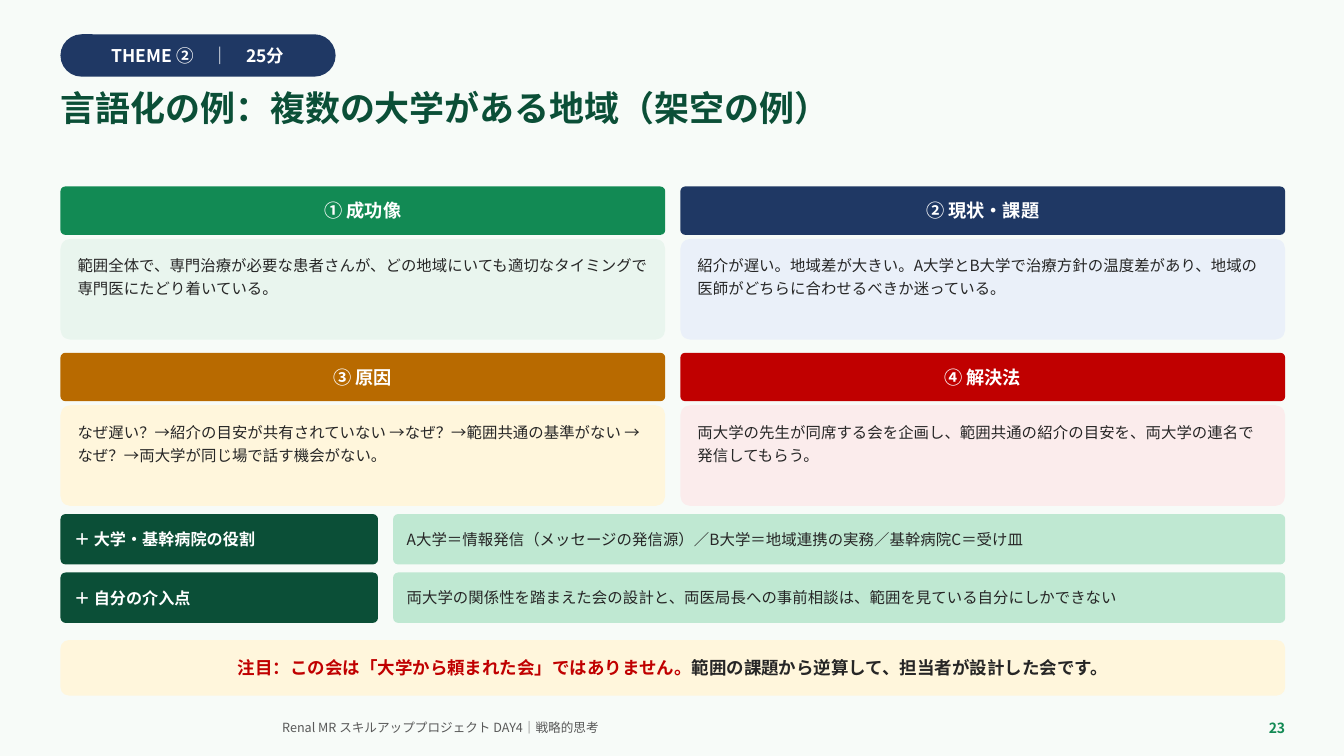
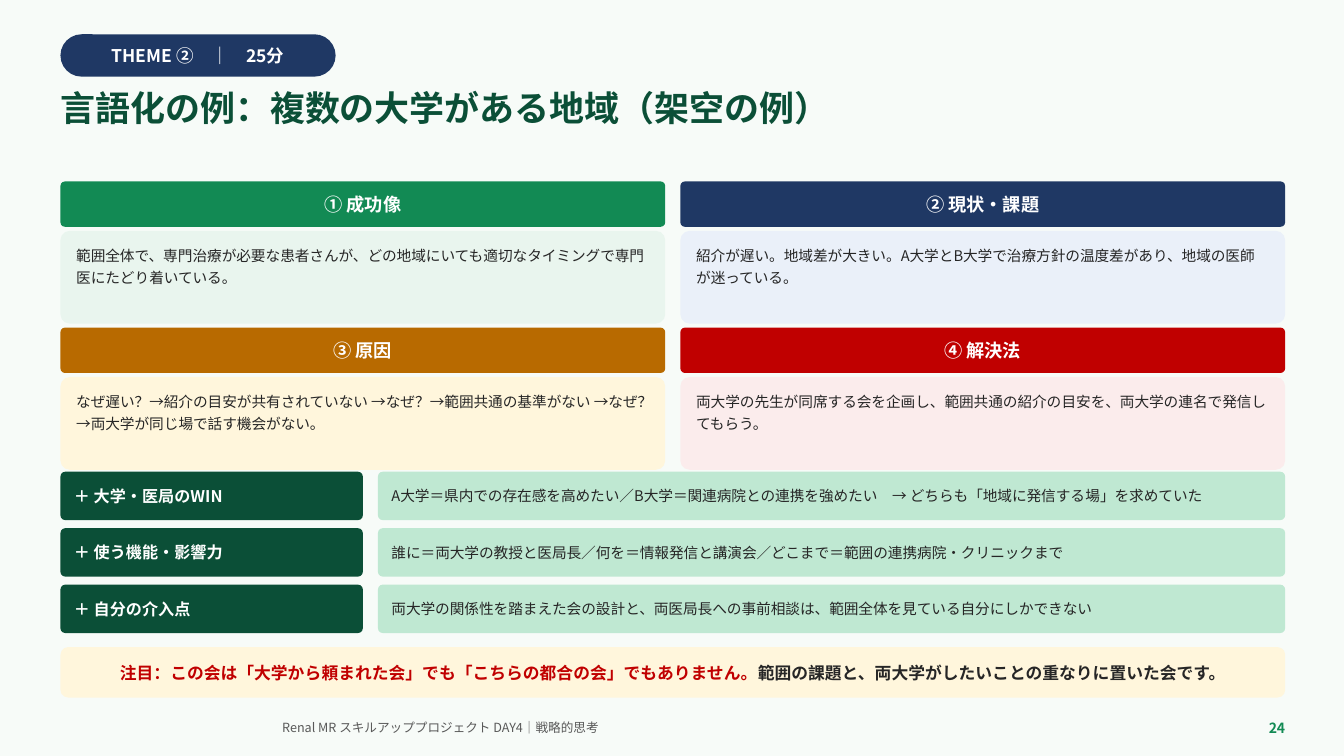
Before and after one commit to TAKUYA-1187/Claude, a slide deck: slide 24 of novartis_training/DAY4_ちょっと分かるだけで世界が変わる.pptx (slide 23 before the commit). Drawn at 1344x756 pixels with LibreOffice and Linux fonts; fonts in the diff are those of the drawing; background and template pictures are left out. Boxes give left, top, right and bottom in pixels: in the first picture for what was removed or moved away, otherwise in the second. Text is boxed around its words. In the diff, an @@ line names an element or a change of style, - is before the commit and + after.

```diff
--- a/novartis_training/DAY4_ちょっと分かるだけで世界が変わる.pptx
+++ b/novartis_training/DAY4_ちょっと分かるだけで世界が変わる.pptx
@@ rounded rectangle "① 成功像": place and size @@
-rounded rectangle "① 成功像" at [60,187,665,235]
+rounded rectangle "① 成功像" at [60,181,665,227]
@@ rounded rectangle "② 現状・課題": place and size @@
-rounded rectangle "② 現状・課題" at [681,187,1286,235]
+rounded rectangle "② 現状・課題" at [681,181,1286,227]
@@ rounded rectangle "範囲全体で、専門治療が必要な患者さんが、どの地域にいても適切なタイミングで専門医にたどり着いている。": place and size @@
-rounded rectangle "範囲全体で、専門治療が必要な患者さんが、どの地域にいても適切なタイミングで専門医にたどり着いている。" at [60,239,665,340]
+rounded rectangle "範囲全体で、専門治療が必要な患者さんが、どの地域にいても適切なタイミングで専門医にたどり着いている。" at [60,231,665,324]
@@ rounded rectangle "紹介が遅い。地域差が大きい。A大学とB大学で治療方針の温度差があり、地域の医師が迷っている。": place and size @@
-rounded rectangle "紹介が遅い。地域差が大きい。A大学とB大学で治療方針の温度差があり、地域の医師が迷っている。" at [681,239,1286,340]
+rounded rectangle "紹介が遅い。地域差が大きい。A大学とB大学で治療方針の温度差があり、地域の医師が迷っている。" at [681,231,1286,324]
@@ text in rounded rectangle at [696,248,1255,284]: text changed; size 11 to 10.5 pt @@
-紹介が遅い。地域差が大きい。A大学とB大学で治療方針の温度差があり、地域の医師がどちらに合わせるべきか迷っている。
+紹介が遅い。地域差が大きい。A大学とB大学で治療方針の温度差があり、地域の医師が迷っている。
@@ rounded rectangle "③ 原因": place and size @@
-rounded rectangle "③ 原因" at [60,353,665,401]
+rounded rectangle "③ 原因" at [60,328,665,373]
@@ rounded rectangle "④ 解決法": place and size @@
-rounded rectangle "④ 解決法" at [681,353,1286,401]
+rounded rectangle "④ 解決法" at [681,328,1286,373]
@@ rounded rectangle "なぜ遅い？→紹介の目安が共有されていない →なぜ？→範囲共通の基準がない →なぜ？→両大学が同じ場で話す機会がない。": place and size @@
-rounded rectangle "なぜ遅い？→紹介の目安が共有されていない →なぜ？→範囲共通の基準がない →なぜ？→両大学が同じ場で話す機会がない。" at [60,405,665,506]
+rounded rectangle "なぜ遅い？→紹介の目安が共有されていない →なぜ？→範囲共通の基準がない →なぜ？→両大学が同じ場で話す機会がない。" at [60,377,665,470]
@@ size 11 to 10.5 pt in 3 elements at [60,231,665,324], [60,377,665,470], [681,377,1286,470] @@
@@ rounded rectangle "両大学の先生が同席する会を企画し、範囲共通の紹介の目安を、両大学の連名で発信してもらう。": place and size @@
-rounded rectangle "両大学の先生が同席する会を企画し、範囲共通の紹介の目安を、両大学の連名で発信してもらう。" at [681,405,1286,506]
+rounded rectangle "両大学の先生が同席する会を企画し、範囲共通の紹介の目安を、両大学の連名で発信してもらう。" at [681,377,1286,470]
@@ rounded rectangle "＋ 大学・医局のWIN": place and size @@
-rounded rectangle "＋ 大学・医局のWIN" at [60,514,378,565]
+rounded rectangle "＋ 大学・医局のWIN" at [60,472,363,520]
@@ rounded rectangle "A大学＝県内での存在感を高めたい／B大学＝関連病院との連携を強めたい → どちらも「地域に発信する場」を求めていた": place and size @@
-rounded rectangle "A大学＝県内での存在感を高めたい／B大学＝関連病院との連携を強めたい → どちらも「地域に発信する場」を求めていた" at [393,514,1286,565]
+rounded rectangle "A大学＝県内での存在感を高めたい／B大学＝関連病院との連携を強めたい → どちらも「地域に発信する場」を求めていた" at [378,472,1286,520]
@@ text in rounded rectangle at [94,488,223,504]: text changed @@
-＋ 大学・基幹病院の役割
+＋ 大学・医局のWIN
@@ text in rounded rectangle at [391,488,1202,503]: text changed; size 11 to 10.5 pt @@
-A大学＝情報発信（メッセージの発信源）／B大学＝地域連携の実務／基幹病院C＝受け皿
+A大学＝県内での存在感を高めたい／B大学＝関連病院との連携を強めたい → どちらも「地域に発信する場」を求めていた
@@ rounded rectangle added at [60,528,363,577], fill #0B4F37, 11.5 pt, text #FFFFFF, bold @@
+＋ 使う機能・影響力
@@ rounded rectangle added at [378,528,1286,577], fill #BFE8D2, 10.5 pt, text #262626 @@
+誰に＝両大学の教授と医局長／何を＝情報発信と講演会／どこまで＝範囲の連携病院・クリニックまで
@@ rounded rectangle "＋ 自分の介入点": place and size @@
-rounded rectangle "＋ 自分の介入点" at [60,573,378,623]
+rounded rectangle "＋ 自分の介入点" at [60,585,363,633]
@@ rounded rectangle "両大学の関係性を踏まえた会の設計と、両医局長への事前相談は、範囲全体を見ている自分にしかできない": place and size @@
-rounded rectangle "両大学の関係性を踏まえた会の設計と、両医局長への事前相談は、範囲全体を見ている自分にしかできない" at [393,573,1286,623]
+rounded rectangle "両大学の関係性を踏まえた会の設計と、両医局長への事前相談は、範囲全体を見ている自分にしかできない" at [378,585,1286,633]
@@ text in rounded rectangle at [391,601,1092,615]: text changed; size 11 to 10.5 pt @@
-両大学の関係性を踏まえた会の設計と、両医局長への事前相談は、範囲を見ている自分にしかできない
+両大学の関係性を踏まえた会の設計と、両医局長への事前相談は、範囲全体を見ている自分にしかできない
@@ rounded rectangle "注目：この会は「大学から頼まれた会」でも「こちらの都合の会」でもありません。範囲の課題と、両大学がしたいことの重なりに置 ...": place and size @@
-rounded rectangle "注目：この会は「大学から頼まれた会」でも「こちらの都合の会」でもありません。範囲の課題と、両大学がしたいことの重なりに置 ..." at [60,640,1286,696]
+rounded rectangle "注目：この会は「大学から頼まれた会」でも「こちらの都合の会」でもありません。範囲の課題と、両大学がしたいことの重なりに置 ..." at [60,647,1286,698]
@@ text in rounded rectangle at [120,664,1225,681]: text changed; size 12.5 to 12 pt @@
-注目：この会は「大学から頼まれた会」ではありません。範囲の課題から逆算して、担当者が設計した会です。
+注目：この会は「大学から頼まれた会」でも「こちらの都合の会」でもありません。範囲の課題と、両大学がしたいことの重なりに置いた会です。
@@ text at [1269,722,1285,733]: text changed @@
-23
+24
```
Also in this commit, not shown: 19 other slides changed, 1 slide added, 2 other files.
